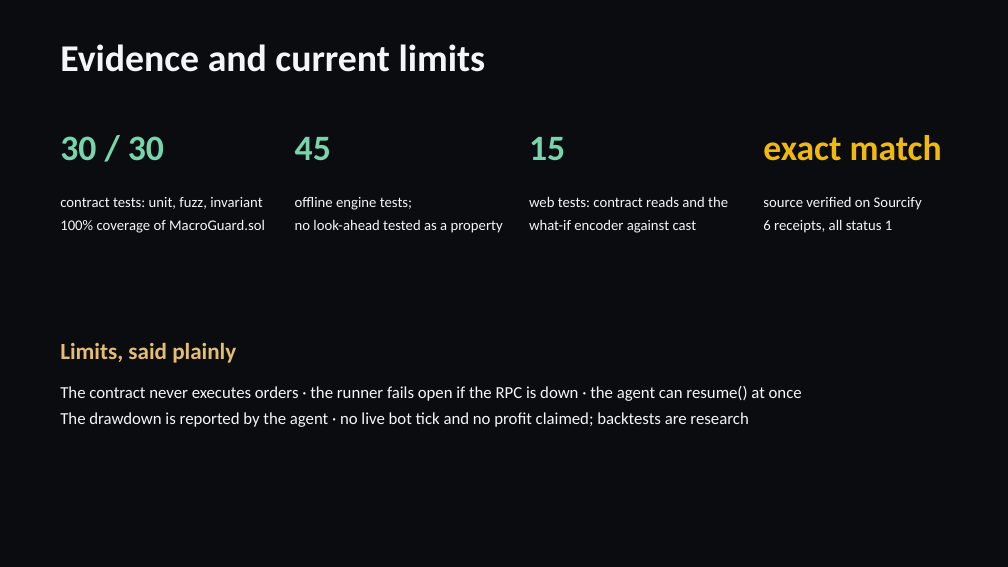
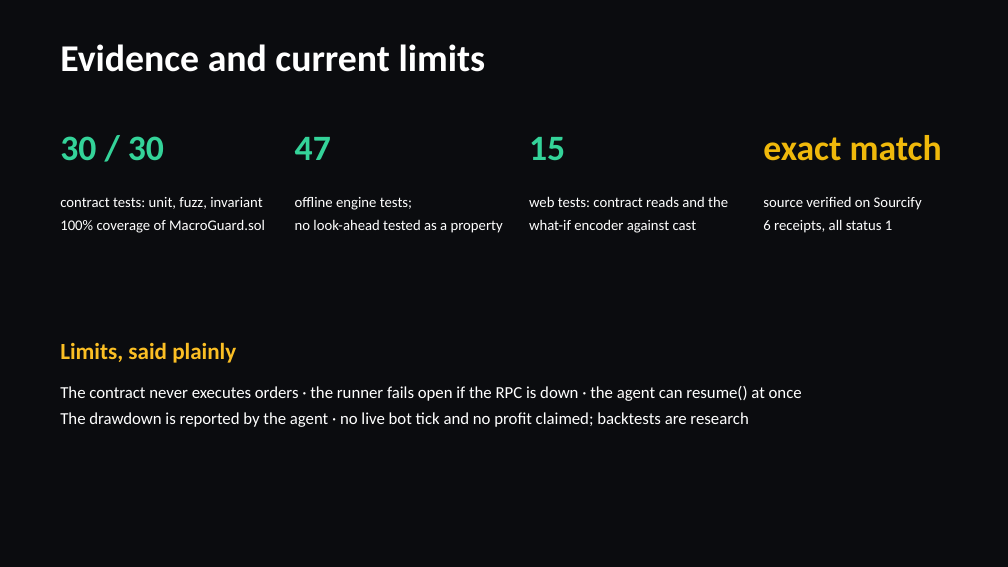
Before and after one commit to Stylenecy/seed-bnb, a slide deck: slide 8 of drift/docs/submission/DRIFT-pitch.pptx. Drawn at 1008x567 pixels with LibreOffice and Linux fonts; fonts in the diff are those of the drawing. Boxes give left, top, right and bottom in pixels: in the first picture for what was removed or moved away, otherwise in the second. Text is boxed around its words. In the diff, an @@ line names an element or a change of style, - is before the commit and + after.

```diff
--- a/drift/docs/submission/DRIFT-pitch.pptx
+++ b/drift/docs/submission/DRIFT-pitch.pptx
@@ text "30 / 30" at [60,136,164,161]: text colour #78D5AB to #34D399 @@
@@ text at [295,137,331,160]: text changed; text colour #78D5AB to #34D399 @@
-45
+47
@@ text "15" at [529,137,565,161]: text colour #78D5AB to #34D399 @@
@@ text "Limits, said plainly" at [60,342,236,363]: text colour #E5BD71 to #FBBF24 @@
```
Also in this commit, not shown: 9 other slides changed, 3 other files.
